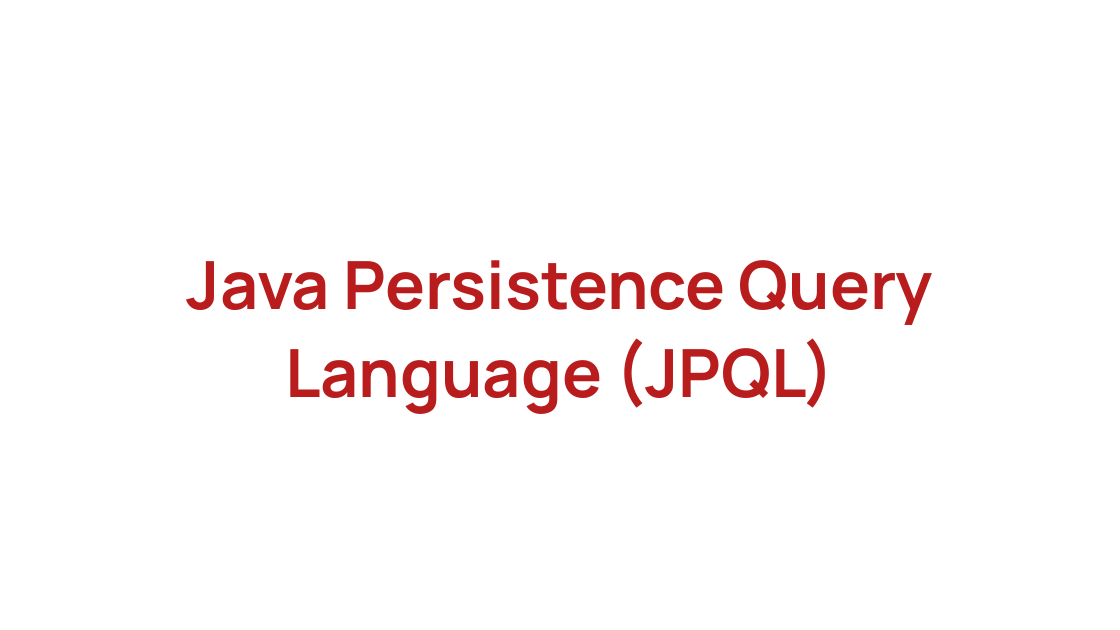
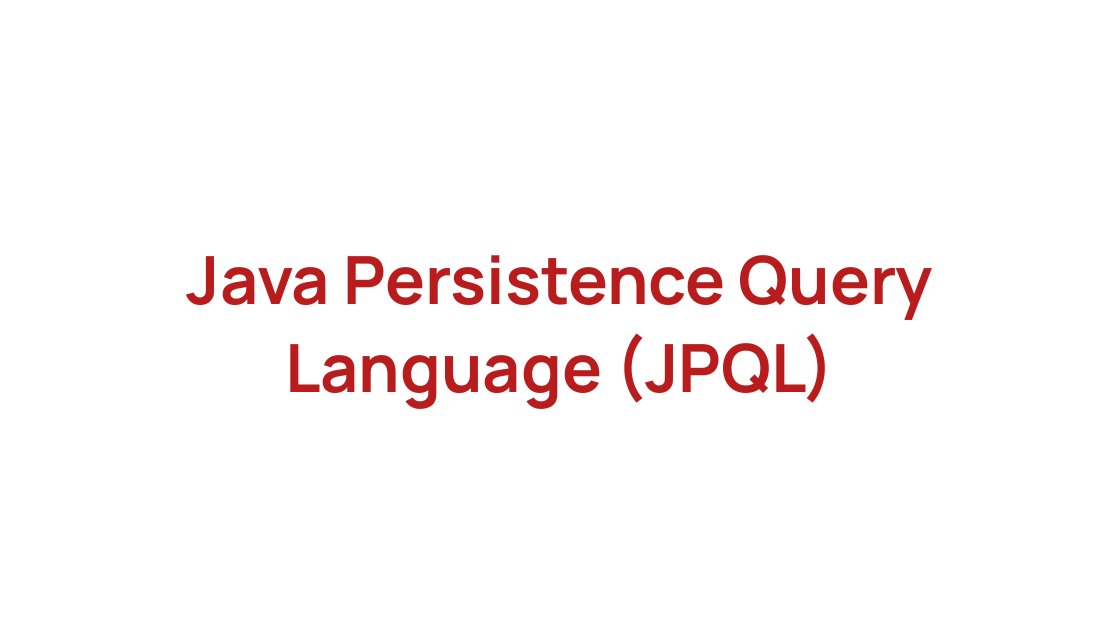
Before and after one commit to rlimosenero/rey-limosenero_java101, a slide deck: slide 117 of Java Persistence & Hibernate.pptx. Drawn at 1120x630 pixels with LibreOffice and Linux fonts; fonts in the diff are those of the drawing; background and template pictures are left out. Boxes give left, top, right and bottom in pixels: in the first picture for what was removed or moved away, otherwise in the second. Text is boxed around its words. In the diff, an @@ line names an element or a change of style, - is before the commit and + after.

```diff
--- a/Java Persistence & Hibernate.pptx
+++ b/Java Persistence & Hibernate.pptx
@@ text "Java Persistence Query Language (JPQL)": place and size @@
-text "Java Persistence Query Language (JPQL)" at [187, 260, 933, 414]
+text "Java Persistence Query Language (JPQL)" at [187, 255, 933, 409]
```
Also in this commit, not shown: 3 other slides changed.
